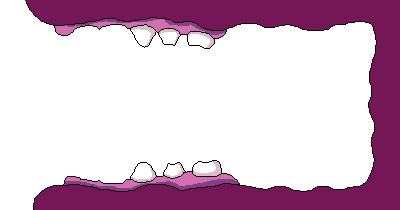
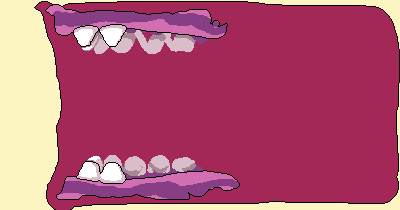
Layer changes from the first 400×210 image to the second:
hid "Edges", painted on it over left=0, top=0, right=400, bottom=210
hid "teeth foreground" over left=0, top=0, right=284, bottom=210
showed "teeth that are sorta in the background", painted on it over left=0, top=0, right=192, bottom=210
showed "teeth background", painted on it over left=64, top=0, right=256, bottom=192
showed "gums background" over left=64, top=0, right=256, bottom=192
showed "Background" over left=0, top=0, right=400, bottom=210
